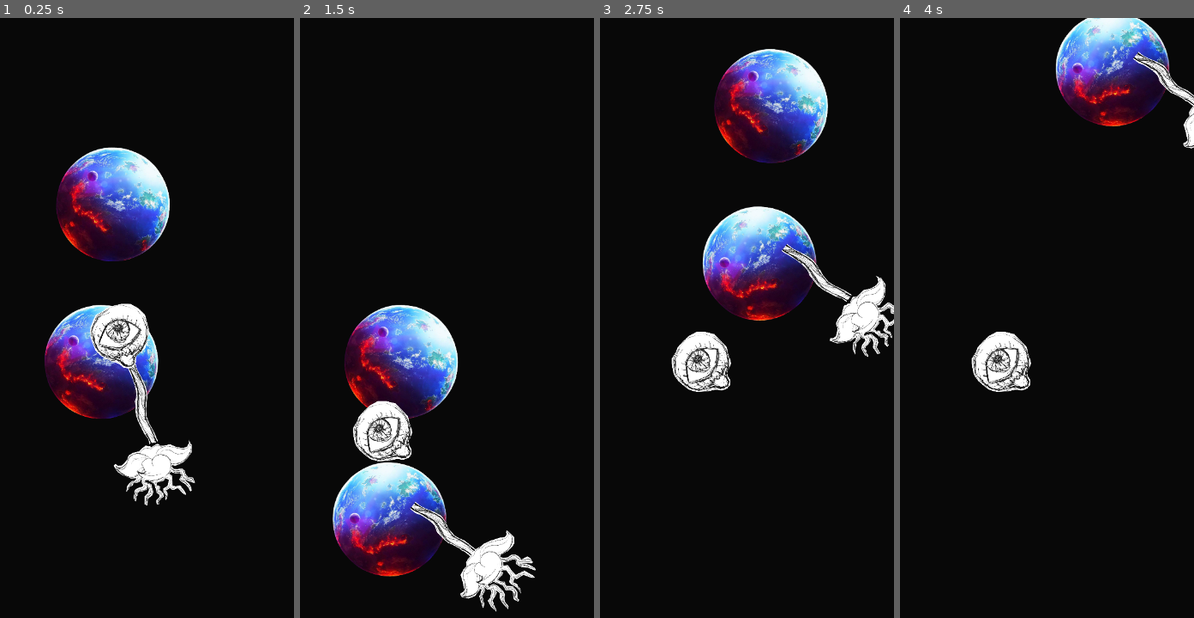
Above: before the commit, frames 1-4 (left to right).
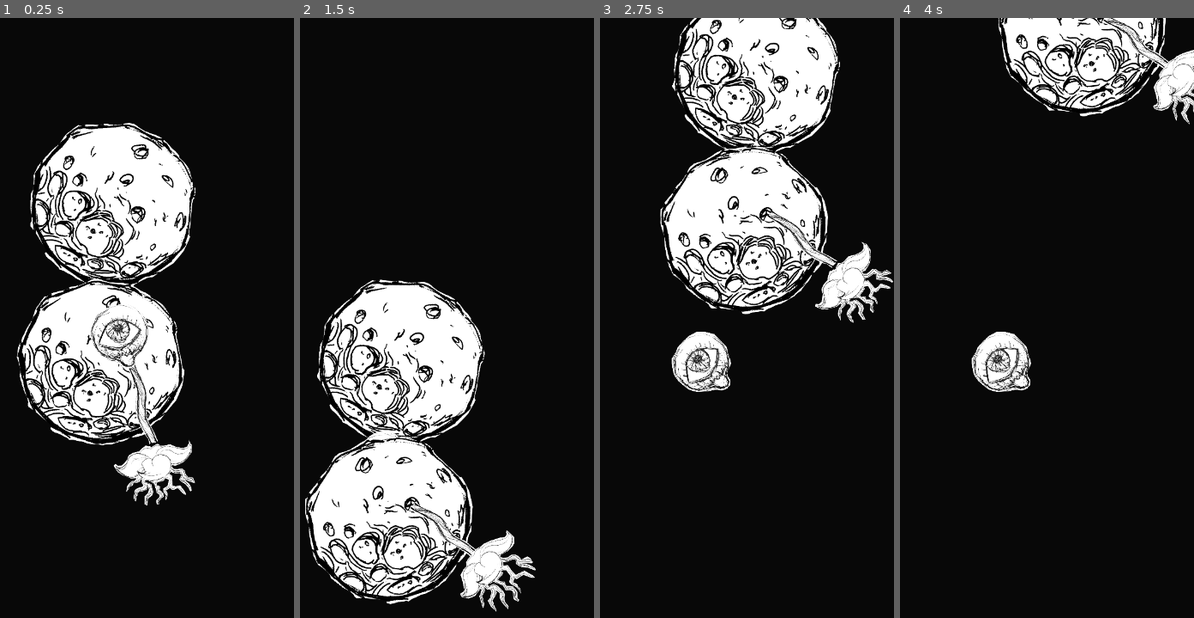
Above: after the commit, the same moments.

Repository: patryelt/RootOfEvil
Game: Godot game, scene res://scenes/Game.tscn
Two runs of this game, one before a commit and one after it. Both use one fixed random seed, a clock stepped at 60 frames per second and the inputs below.
Inputs:
- Up to frame 1 (0.25 s): no input
- Up to frame 2 (1.5 s): tap Space (jump) at 0.77 s
- Up to frame 3 (2.75 s): tap Space (jump) at 1.52 s
- Up to frame 4 (4 s): tap Space (jump) at 3.02, 3.77 s

The runs differ from the first frame. In frame 1, 19% of the frame differs, in the area x 5-67%, y 17-72%; in frame 2, 21%; in frame 3, 24%, in the area x 20-100%, y 0-57%; in frame 4, 8.8%.

Commit message:
Set planet sprite

Diff:
--- a/scenes/Planet.gd
+++ b/scenes/Planet.gd
@@ -3,6 +3,7 @@
 export(float, 0.00, 1.00, 0.01) var rotation_speed = 1
 enum Direction {CLOCKWISE = 1, COUNTERCLOCKWISE = -1}
 export(Direction) var direction
+export(int, 7) var planet_sprite
 
 #When corruption is 0, the planet is not being currently attached to a player.
 export var corruption = 0
@@ -13,6 +14,8 @@
 func _ready():
 	rotationPlayer.playback_speed = 0.01 + rotationPlayer.playback_speed * rotation_speed * direction
 	_camera = find_node("Camera2D")
+	$Area2D/PlanetSprite/planet_anim.frame = planet_sprite
+
 
 func leave_planet():
 	rotationPlayer.playback_active = false
--- a/scenes/Planet.tscn
+++ b/scenes/Planet.tscn
@@ -1,10 +1,10 @@
 [gd_scene load_steps=5 format=2]
 
 [ext_resource path="res://scenes/Planet.gd" type="Script" id=1]
-[ext_resource path="res://assets/art/planettexture.png" type="Texture" id=2]
+[ext_resource path="res://scenes/PlanetSprite.tscn" type="PackedScene" id=2]
 
 [sub_resource type="CircleShape2D" id=1]
-radius = 100.0
+radius = 152.03
 
 [sub_resource type="Animation" id=2]
 resource_name = "RotatePlane"
@@ -29,9 +29,8 @@
 [node name="Area2D" type="Area2D" parent="."]
 gravity_distance_scale = 0.497
 
-[node name="Sprite" type="Sprite" parent="Area2D"]
-scale = Vector2( 0.25, 0.25 )
-texture = ExtResource( 2 )
+[node name="PlanetSprite" parent="Area2D" instance=ExtResource( 2 )]
+scale = Vector2( 0.3, 0.3 )
 
 [node name="CollisionShape2D" type="CollisionShape2D" parent="Area2D"]
 shape = SubResource( 1 )
--- a/scenes/planetart.tscn
+++ b/scenes/PlanetSprite.tscn
@@ -17,12 +17,11 @@
 "speed": 1.0
 } ]
 
-[node name="planet" type="Node2D"]
+[node name="PlanetSprite" type="Node2D"]
 
 [node name="planet_anim" type="AnimatedSprite" parent="."]
 frames = SubResource( 1 )
-frame = 2
-playing = true
+frame = 1
 
 [node name="planet_animplayer" type="AnimationPlayer" parent="."]
 root_node = NodePath("../planet_anim")
Binary file removed: assets/art/planettexture.png
Not shown, removed: assets/art/planettexture.png.import
